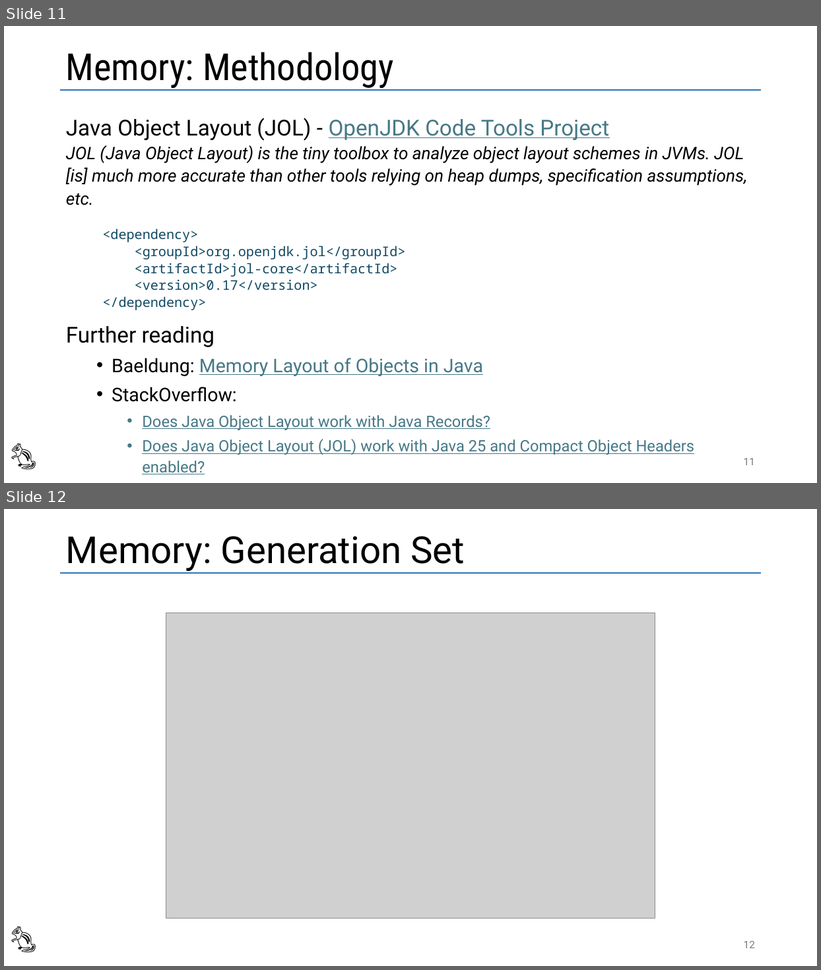
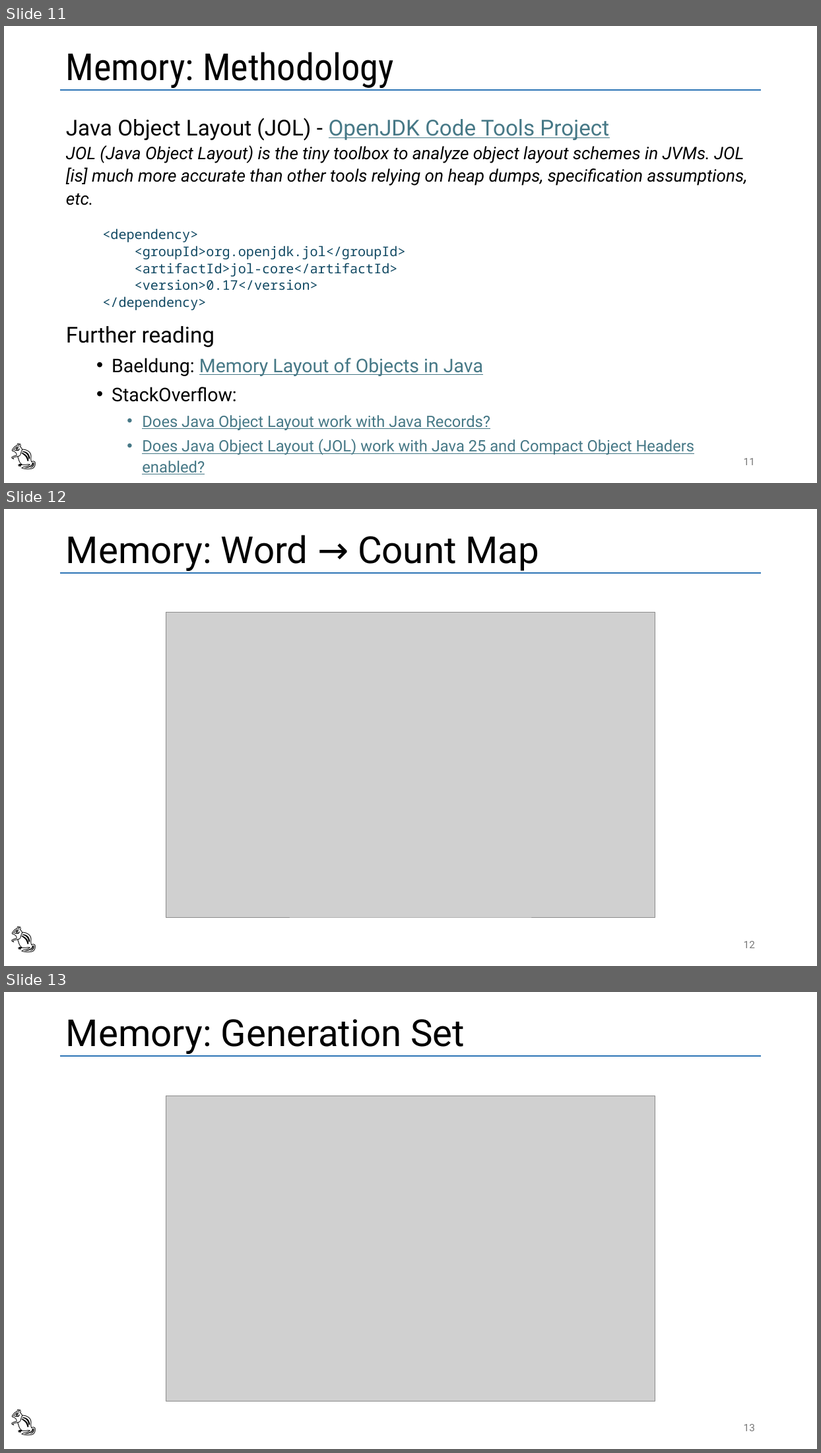
Before and after one commit to vmzakharov/refactor-to-ec-remake, a slide deck: RefactorToEcIntro.pptx. Shown one above the other, each under a label of ours: slides 11 and 12 before the commit, slides 11, 12 and 13 after it. The pictures are 821x970 and 821x1453 pixels, drawn with LibreOffice and Linux fonts; fonts in the diff are those of the drawing; grey boxes stand for pictures. Boxes give left, top, right and bottom in pixels: in the first picture for what was removed or moved away, otherwise in the second. Text is boxed around its words. In the diff, an @@ line names an element or a change of style, - is before the commit and + after.

```diff
--- a/RefactorToEcIntro.pptx
+++ b/RefactorToEcIntro.pptx
@@ slide 12 added at (4, 509, 817, 966), background #FFFFFF; not listed: 1 template element that a slide beside it also shows @@
@@ title added at (66, 535, 540, 571), 44 pt, text #000000 @@
+Memory: Word → Count Map
@@ picture added at (166, 612, 655, 918) @@
@@ text added at (4, 918, 53, 956), 32 pt, text #000000 @@
+🐿️
@@ page number added at (744, 941, 755, 949), 12 pt, text #797979 @@
+12
@@ what was slide 12 is now slide 13 @@
@@ page number at (744, 1424, 755, 1432): text changed @@
-12
+13
```
Also in this commit, not shown: 4 slides changed, 1 other slide added, 1 slide removed, 1 other file.
